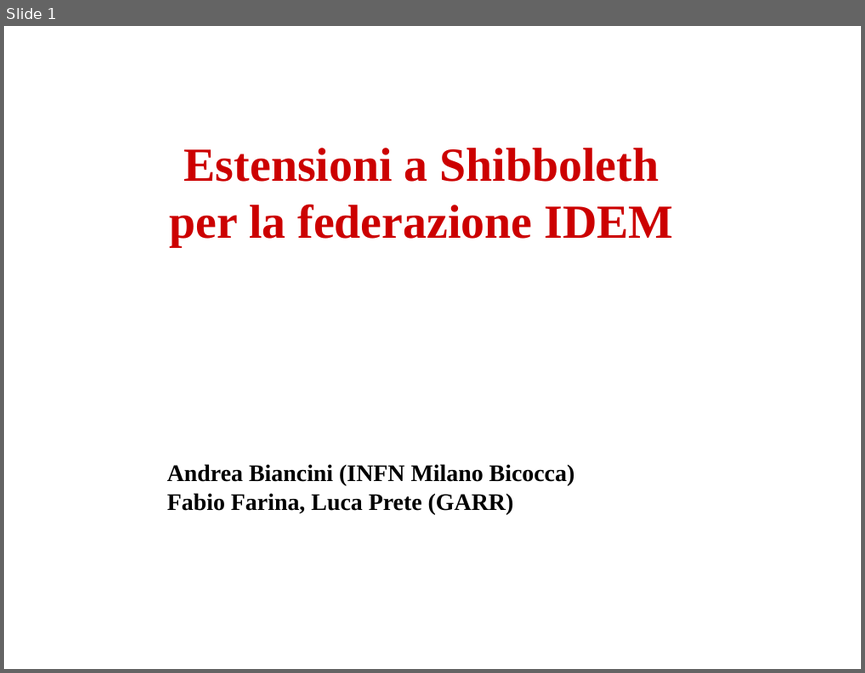
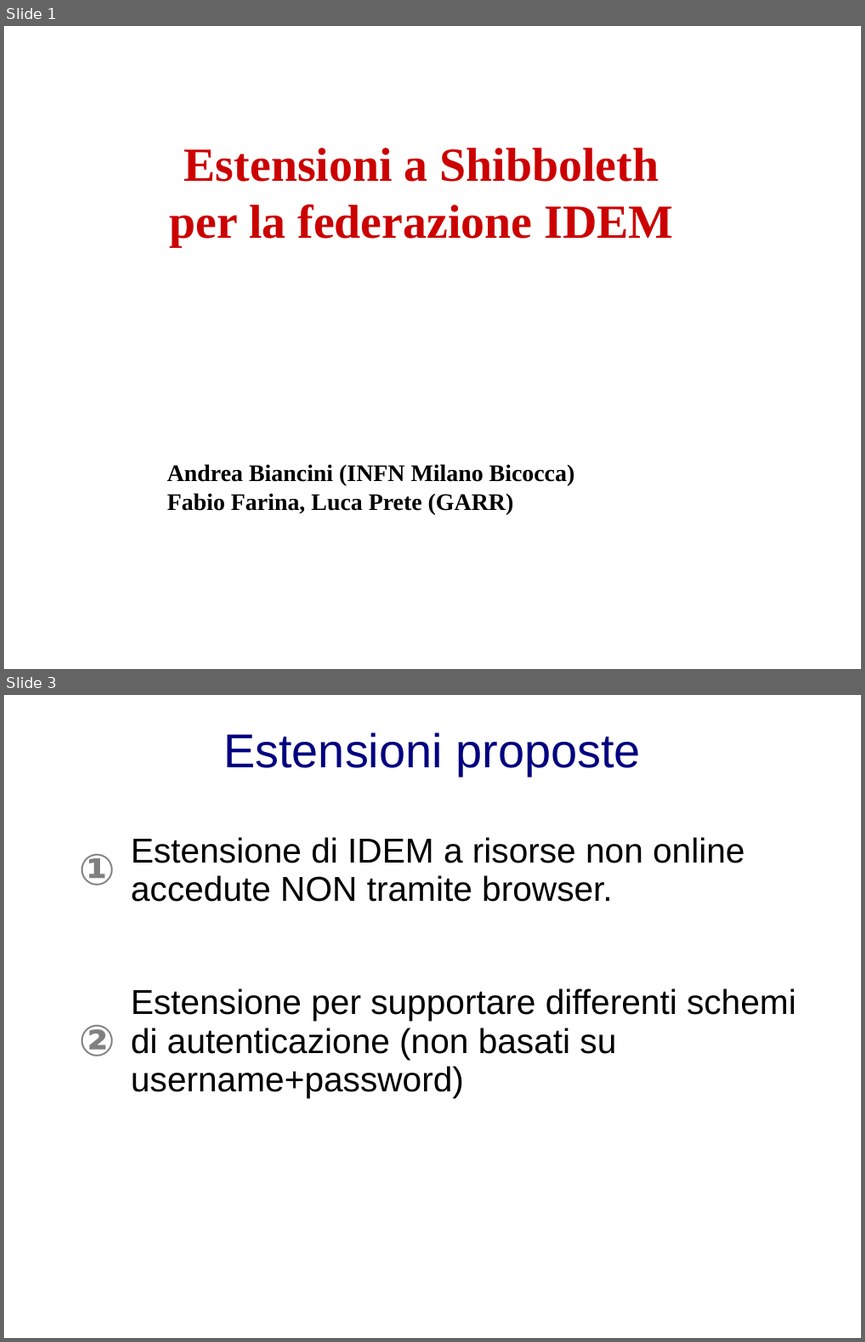
Before and after one commit to biancini/Shibboleth-Authentication, a slide deck: ShibbolethExtensions.pptx. Shown one above the other, each under a label of ours: slide 1 before the commit, slides 1 and 3 after it; the slides between them are not shown. The pictures are 865x673 and 865x1342 pixels, drawn with LibreOffice and Linux fonts; fonts in the diff are those of the drawing; background and template pictures are left out. Boxes give left, top, right and bottom in pixels: in the first picture for what was removed or moved away, otherwise in the second. Text is boxed around its words. In the diff, an @@ line names an element or a change of style, - is before the commit and + after.

```diff
--- a/ShibbolethExtensions.pptx
+++ b/ShibbolethExtensions.pptx
@@ slide 3 added at bbox=[4, 695, 861, 1338], background picture (left out) @@
@@ text added at bbox=[223, 732, 640, 775], 44 pt, text #000080 @@
+Estensioni proposte
@@ table added at bbox=[24, 825, 808, 1107], 3 rows, 2 columns @@
+① | Estensione di IDEM a risorse non online accedute NON tramite browser.
+ | 
+② | Estensione per supportare differenti schemi di autenticazione (non basati su username+password)
```
Also in this commit, not shown: 1 slide changed, 9 other slides added.
